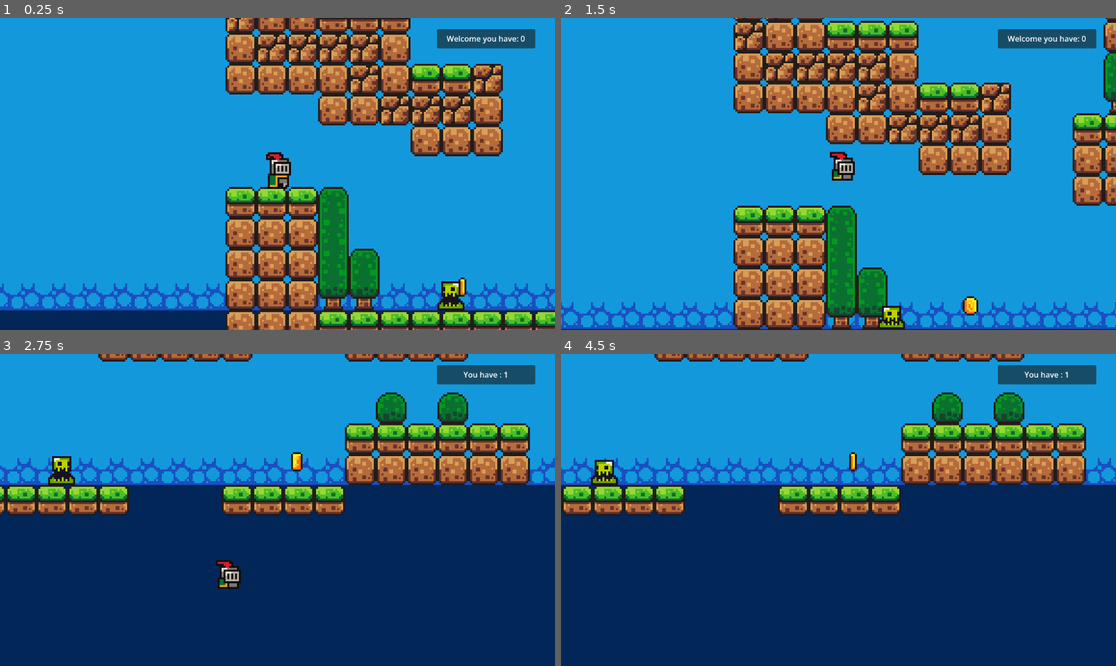
Above: before the commit, frames 1-4 (two rows, left to right).
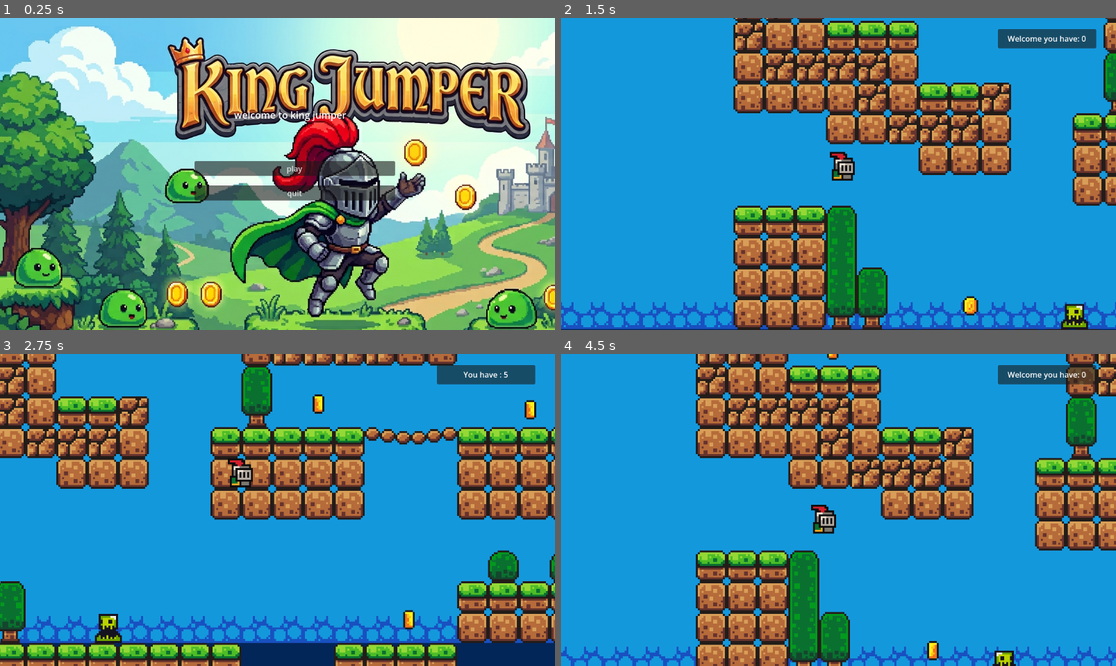
Above: after the commit, the same moments.

Repository: alandarryl/brakeys-tuto
Game: Godot game, scene res://scene/main_menu.tscn
Same seed, same stepped clock (60 frames per second), same inputs: the game is played once before the commit and once after it. Before the commit the project starts from res://scene/game.tscn.
Inputs (mouse positions are in pixels of both pictures, inside the frame that each line leads up to):
- Up to frame 1 (0.25 s): no input
- Up to frame 2 (1.5 s): click (855, 167) at 0.5 s, where only the run after the commit has a clickable "play"; hold D (right) from 1.28 s (still down); tap Space (jump) at 1.35 s
- Up to frame 3 (2.75 s): keep holding D (right); tap Space (jump) at 1.52, 1.82, 2.1, 2.27, 2.57 s
- Up to frame 4 (4.5 s): release D (right) at 2.78 s; hold A (left) 2.78-3.53 s; tap Space (jump) at 2.85, 3.6, 3.77, 4.07, 4.35 s; hold D (right) from 3.53 s (still down)

The runs differ from the first frame. In frame 1, 99% of the frame differs, in the area x 0-100%, y 0-100%; in frame 2, 0.7%; in frame 3, 79%; in frame 4, 82%.

Commit message:
add main menu and complete menu then background to menu

Diff:
--- a/project.godot
+++ b/project.godot
@@ -15,7 +15,7 @@
 [application]
 
 config/name="brakeys project tuto"
-run/main_scene="res://scene/game.tscn"
+run/main_scene="uid://88oi3yk4vmfb"
 config/features=PackedStringArray("4.7", "Forward Plus")
 config/icon="res://icon.svg"
 
--- /dev/null
+++ b/scene/main_menu.gd
@@ -0,0 +1,11 @@
+extends Control
+
+# Prépare le chemin vers ta scène de jeu (Modifie le chemin si ton fichier s'appelle différemment !)
+const GAME_SCENE_PATH = "res://scene/game.tscn"
+
+func _on_play_buton_pressed() -> void:
+	get_tree().change_scene_to_file(GAME_SCENE_PATH)
+
+
+func _on_quit_buton_pressed() -> void:
+	get_tree().quit()
--- /dev/null
+++ b/scene/main_menu.tscn
@@ -0,0 +1,63 @@
+[gd_scene format=3 uid="uid://88oi3yk4vmfb"]
+
+[ext_resource type="Script" uid="uid://bs8xv2x81eibx" path="res://scene/main_menu.gd" id="1_3er1b"]
+[ext_resource type="Texture2D" uid="uid://dqvb6qhkwjihe" path="res://menu_backgrouns/king_jumper_bg.png" id="2_hxu56"]
+
+[node name="MainMenu" type="Control" unique_id=1892328489]
+layout_mode = 3
+anchors_preset = 0
+offset_right = 1145.0
+offset_bottom = 652.0
+script = ExtResource("1_3er1b")
+
+[node name="background" type="TextureRect" parent="." unique_id=1057257638]
+layout_mode = 0
+offset_right = 40.0
+offset_bottom = 40.0
+texture = ExtResource("2_hxu56")
+
+[node name="VBoxContainer" type="VBoxContainer" parent="." unique_id=566899617]
+layout_mode = 1
+anchors_preset = 8
+anchor_left = 0.5
+anchor_top = 0.5
+anchor_right = 0.5
+anchor_bottom = 0.5
+offset_left = -168.5
+offset_top = -160.0
+offset_right = 247.5
+offset_bottom = 184.0
+grow_horizontal = 2
+grow_vertical = 2
+theme_override_constants/separation = 20
+alignment = 1
+
+[node name="PlayButon" type="Button" parent="VBoxContainer" unique_id=102353244]
+layout_mode = 2
+text = "play"
+metadata/play = false
+
+[node name="QuitButon" type="Button" parent="VBoxContainer" unique_id=308898830]
+layout_mode = 2
+text = "quit"
+
+[node name="Label" type="Label" parent="." unique_id=510754734]
+layout_mode = 1
+anchors_preset = 8
+anchor_left = 0.5
+anchor_top = 0.5
+anchor_right = 0.5
+anchor_bottom = 0.5
+offset_left = -98.5
+offset_top = -151.0
+offset_right = 158.5
+offset_bottom = -98.0
+grow_horizontal = 2
+grow_vertical = 2
+theme_override_font_sizes/font_size = 20
+text = "welcome to king jumper"
+horizontal_alignment = 1
+vertical_alignment = 1
+
+[connection signal="pressed" from="VBoxContainer/PlayButon" to="." method="_on_play_buton_pressed"]
+[connection signal="pressed" from="VBoxContainer/QuitButon" to="." method="_on_quit_buton_pressed"]
--- /dev/null
+++ b/scene/menu_final.gd
@@ -0,0 +1,6 @@
+extends Control
+
+const MAIN_MENU_SCENE = "res://scene/main_menu.tscn"
+
+func _on_return_pressed() -> void:
+	get_tree().change_scene_to_file(MAIN_MENU_SCENE)
--- /dev/null
+++ b/scene/menu_final.tscn
@@ -0,0 +1,40 @@
+[gd_scene format=3 uid="uid://c0n4nysgdt7xl"]
+
+[ext_resource type="Script" uid="uid://b4wnkmqid5m2" path="res://scene/menu_final.gd" id="1_ukcwg"]
+[ext_resource type="Texture2D" uid="uid://dqvb6qhkwjihe" path="res://menu_backgrouns/king_jumper_bg.png" id="2_g7onn"]
+
+[node name="MenuFinal" type="Control" unique_id=1010059505]
+layout_mode = 3
+anchors_preset = 0
+offset_right = 1150.0
+offset_bottom = 649.0
+script = ExtResource("1_ukcwg")
+
+[node name="TextureRect" type="TextureRect" parent="." unique_id=1341230552]
+layout_mode = 0
+offset_right = 40.0
+offset_bottom = 40.0
+texture = ExtResource("2_g7onn")
+
+[node name="VBoxContainer" type="VBoxContainer" parent="." unique_id=1294703463]
+layout_mode = 0
+offset_left = 509.0
+offset_top = 442.0
+offset_right = 847.0
+offset_bottom = 536.0
+alignment = 1
+
+[node name="Return" type="Button" parent="VBoxContainer" unique_id=2144132688]
+layout_mode = 2
+text = "retourner au menu principale"
+
+[node name="Label" type="Label" parent="." unique_id=1426244361]
+layout_mode = 0
+offset_left = 365.0
+offset_top = 401.0
+offset_right = 1099.0
+offset_bottom = 461.0
+theme_override_font_sizes/font_size = 24
+text = "Felicitation vous avez completer le niveau en recoltons 20 pièce"
+
+[connection signal="pressed" from="VBoxContainer/Return" to="." method="_on_return_pressed"]
--- a/script/game_manager.gd
+++ b/script/game_manager.gd
@@ -3,11 +3,19 @@
 var score = 0
 @onready var label = $Label
 @onready var score_label: Label = %ScoreLabel
+const MENU_FINAL = "res://scene/menu_final.tscn"
 
 func _ready() -> void:
 	score_label.text = "Welcome you have: " + str(score)
 
+func game_complete() -> void:
+	get_tree().change_scene_to_file(MENU_FINAL)
+
 func add_coin():
-	score +=1
+	score +=5
 	label.text = "Your score is " + str(score) + " !"
 	score_label.text = "You have : " + str(score)
+
+	if score >= 20:
+		print("you got all you need")
+		game_complete()
Binary file added: menu_backgrouns/king_jumper_bg.png
Not shown, added: menu_backgrouns/king_jumper_bg.png.import
Not shown, added: scene/main_menu.gd.uid
Not shown, added: scene/menu_final.gd.uid
